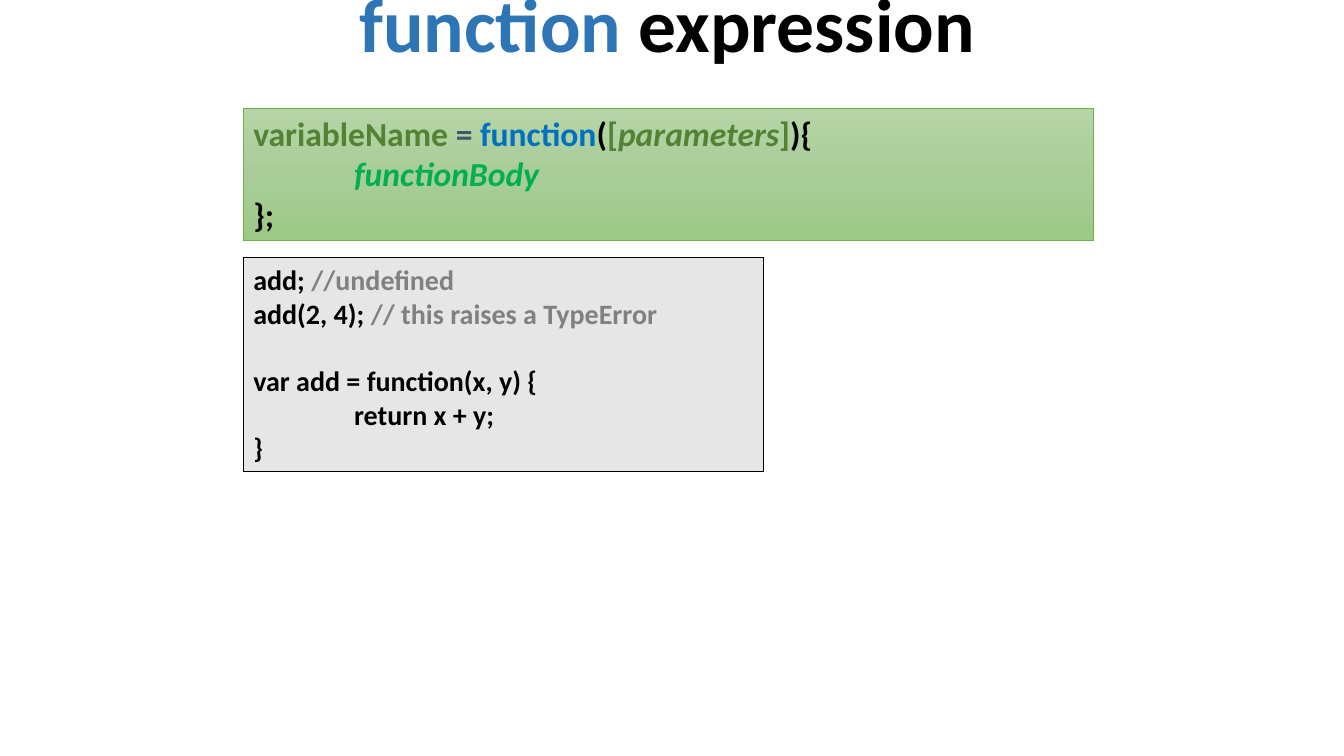
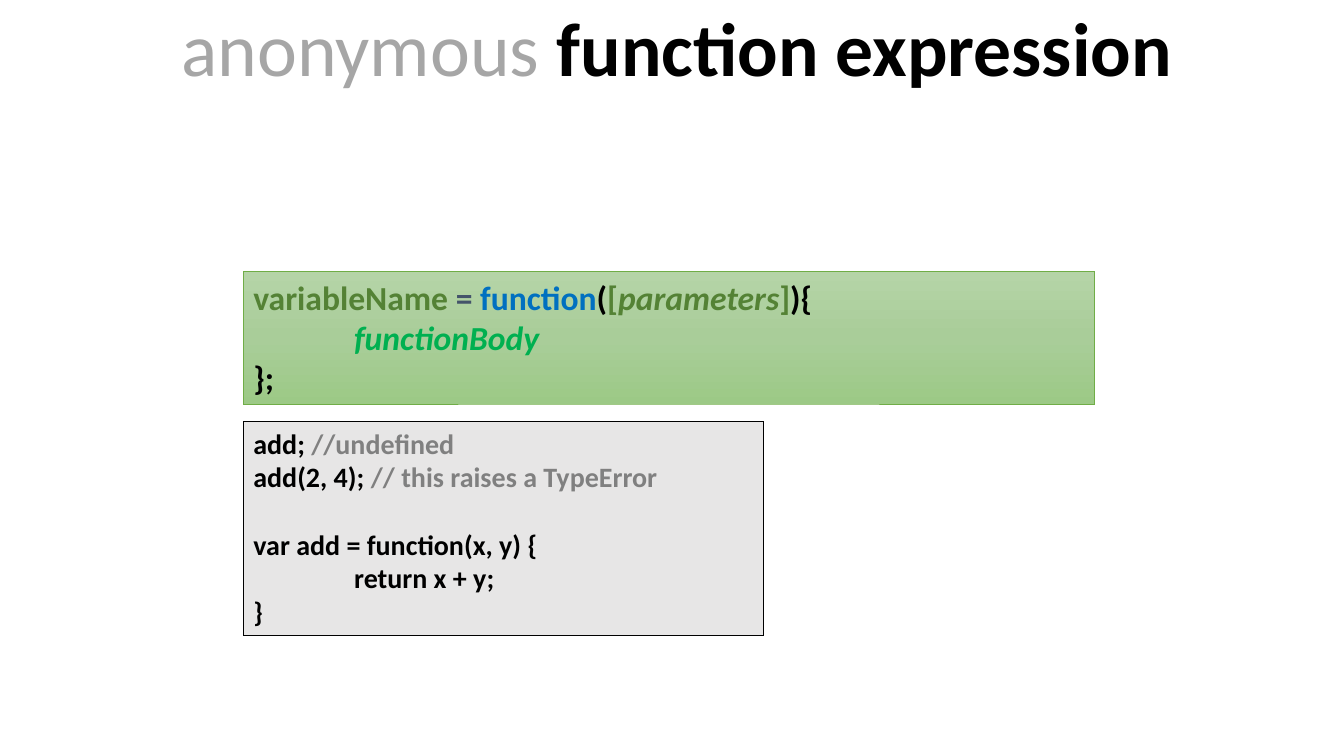
Before and after one commit to dzmitry-varabei/front-end-course, a slide deck: slide 11 of lecture-4-functions/lecture4-functions.pptx. Drawn at 1344x756 pixels with LibreOffice and Linux fonts; fonts in the diff are those of the drawing. Boxes give left, top, right and bottom in pixels: in the first picture for what was removed or moved away, otherwise in the second. Text is boxed around its words. In the diff, an @@ line names an element or a change of style, - is before the commit and + after.

Commit message:
update

```diff
--- a/lecture-4-functions/lecture4-functions.pptx
+++ b/lecture-4-functions/lecture4-functions.pptx
@@ title at (x1=182, y1=23, x2=1172, y2=88): text changed @@
-function expression
+anonymous function expression
@@ rectangle "variableName = function([parameters]){" moved from (x1=243, y1=108, x2=1094, y2=240) to (x1=243, y1=272, x2=1094, y2=404) @@
@@ rectangle "add; //undefined" moved from (x1=243, y1=258, x2=763, y2=472) to (x1=243, y1=421, x2=763, y2=635) @@
```
Also in this commit, not shown: 1 slide added.
